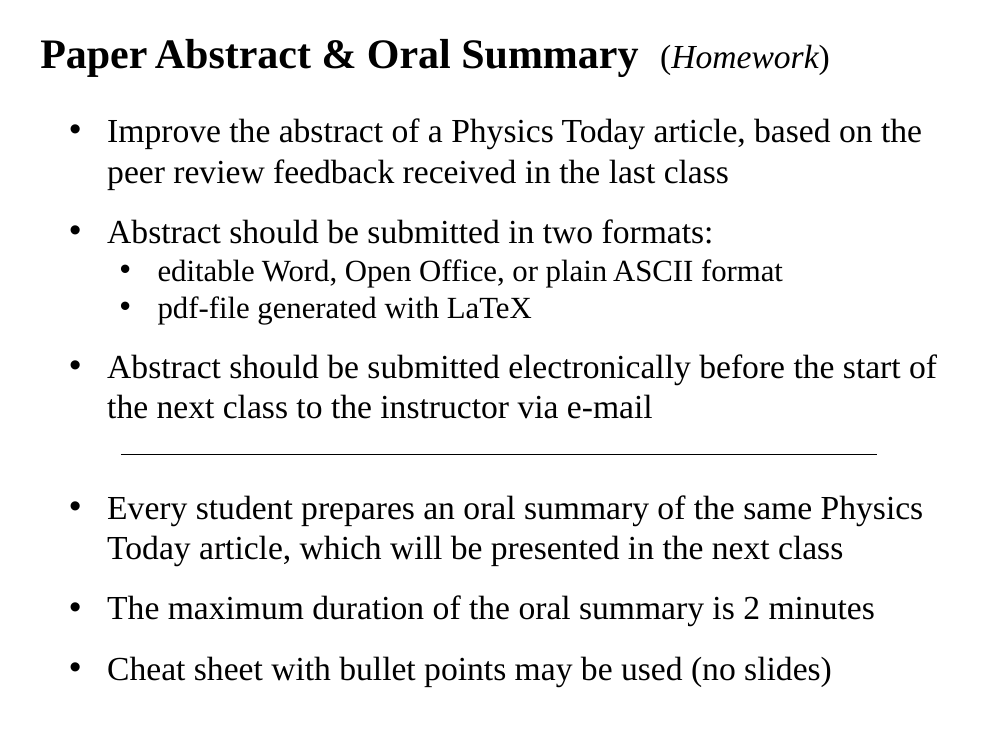
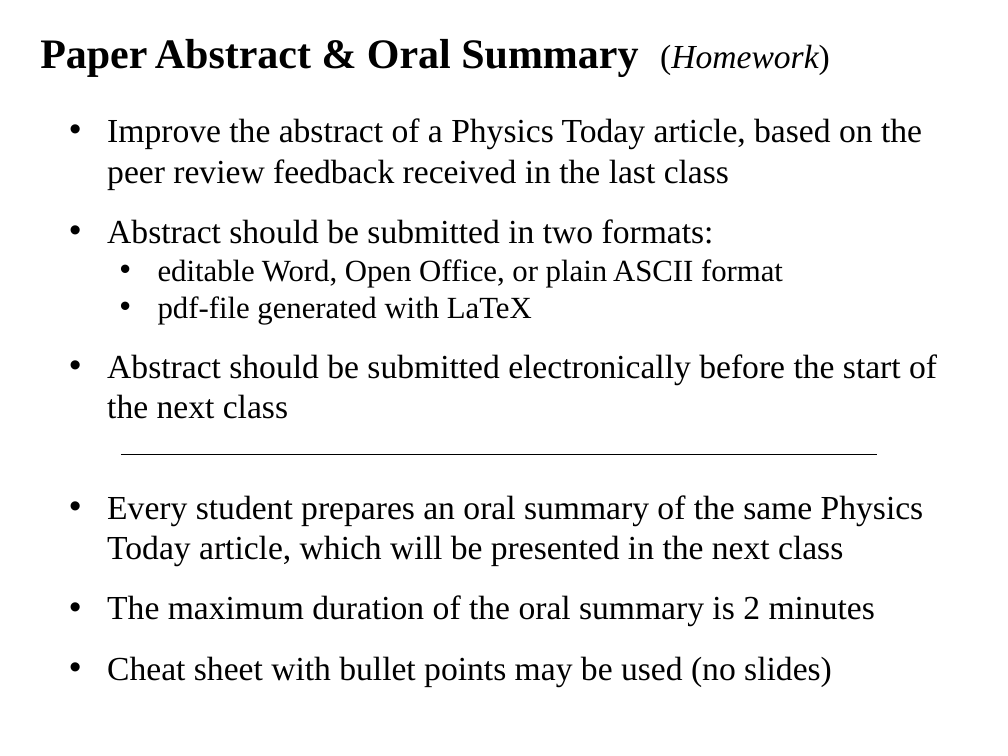
Before and after one commit to ajvanderhorst/PhysicsCapstoneGW, a slide deck: slide 15 of CapstoneSlides/CapstoneClass06.pptx. Drawn at 1008x756 pixels with LibreOffice and Linux fonts; fonts in the diff are those of the drawing. Boxes give left, top, right and bottom in pixels: in the first picture for what was removed or moved away, otherwise in the second. Text is boxed around its words. In the diff, an @@ line names an element or a change of style, - is before the commit and + after.

```diff
--- a/CapstoneSlides/CapstoneClass06.pptx
+++ b/CapstoneSlides/CapstoneClass06.pptx
@@ text at <box>107,354,937,419</box>: text changed @@
-• Abstract should be submitted electronically before the start of the next class to the instructor via e-mail
+• Abstract should be submitted electronically before the start of the next class
```
Also in this commit, not shown: 5 other files.
